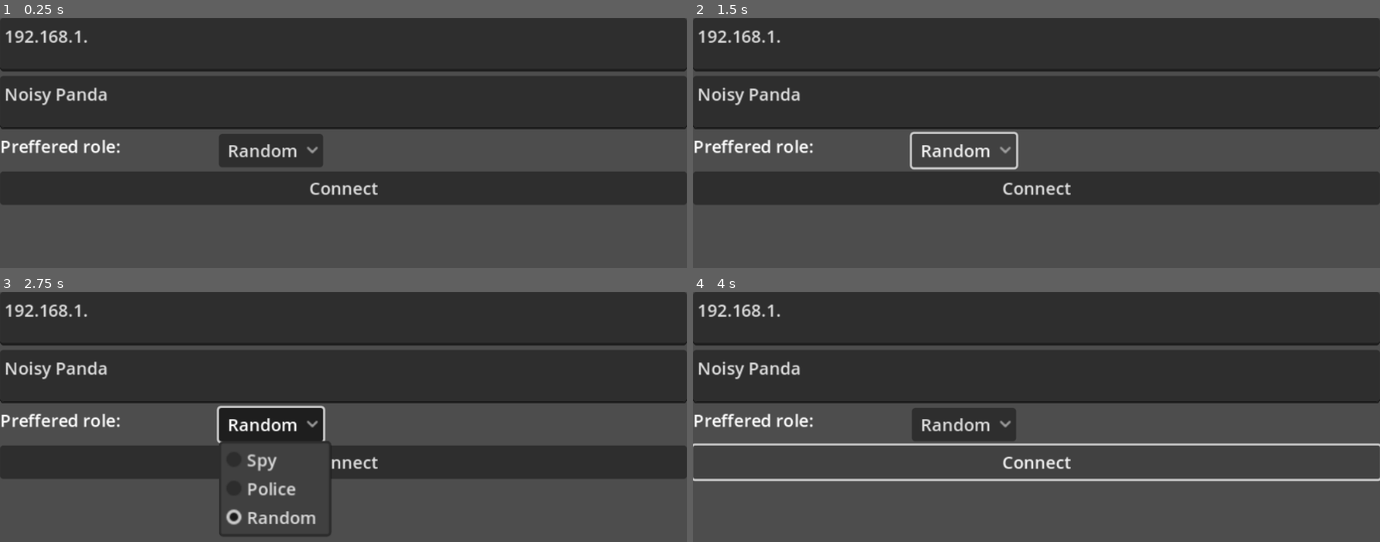
Above: before the commit, frames 1-4 (two rows, left to right).
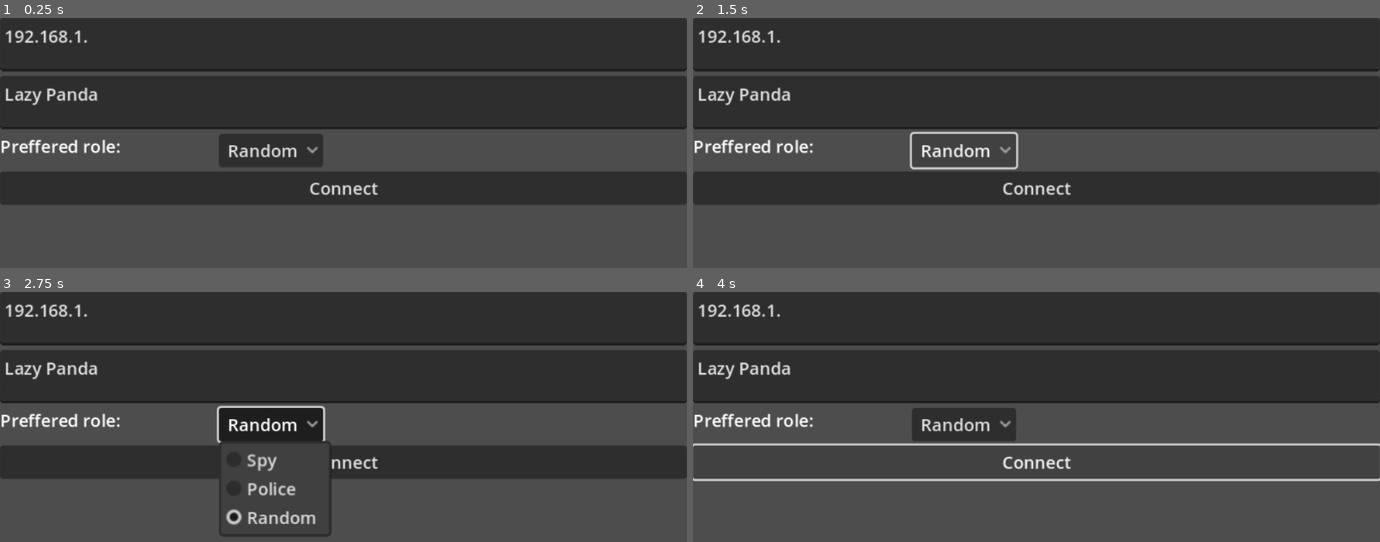
Above: after the commit, the same moments.

Repository: TheWrongUlraf/SummerGameJam2025
Game: Godot game, scene res://scenes/LobbyScreen.tscn
The game is run twice, just before and just after one commit, with the same random seed, the same clock (stepped at 60 frames per second) and the same inputs.
Inputs (mouse positions are in pixels of both pictures, inside the frame that each line leads up to):
- Up to frame 1 (0.25 s): no input
- Up to frame 2 (1.5 s): click "Random" at 0.5 s; click "Random" at 1.25 s
- Up to frame 3 (2.75 s): click "Random" at 2 s
- Up to frame 4 (4 s): click "Connect" at 2.75 s; move the mouse to (1187, 467) at 3.52 s; click (1187, 467) at 3.67 s

The runs differ from the first frame. In frame 1, 0.5% of the frame differs, in the area x 1-16%, y 27-36%; in frame 2, 0.5%; in frame 3, 0.5%; in frame 4, 0.5%.

Commit message:
More adjectives and nouns

Diff:
--- a/scripts/lobby_screen.gd
+++ b/scripts/lobby_screen.gd
@@ -1,7 +1,13 @@
 extends Control
 
-const PredefinedAdjectives = ["Fun", "Crazy", "Calm", "Cool", "Noisy", "Jumpy"]
-const PredefinedNouns = ["Raccoon", "Panda", "Frog", "Fox", "Dog", "Cat"]
+const PredefinedAdjectives = [
+	"Fun", "Crazy", "Calm", "Cool", "Noisy", "Jumpy",
+	"Kinky", "Scary", "Lazy", "Fluffy", "Smart"
+	]
+const PredefinedNouns = [
+	"Raccoon", "Panda", "Frog", "Fox", "Dog", "Cat",
+	"Sheep", "Lion", "Puma", "Bat"
+	]
 
 func _ready():
 	if Lobby.is_server():
